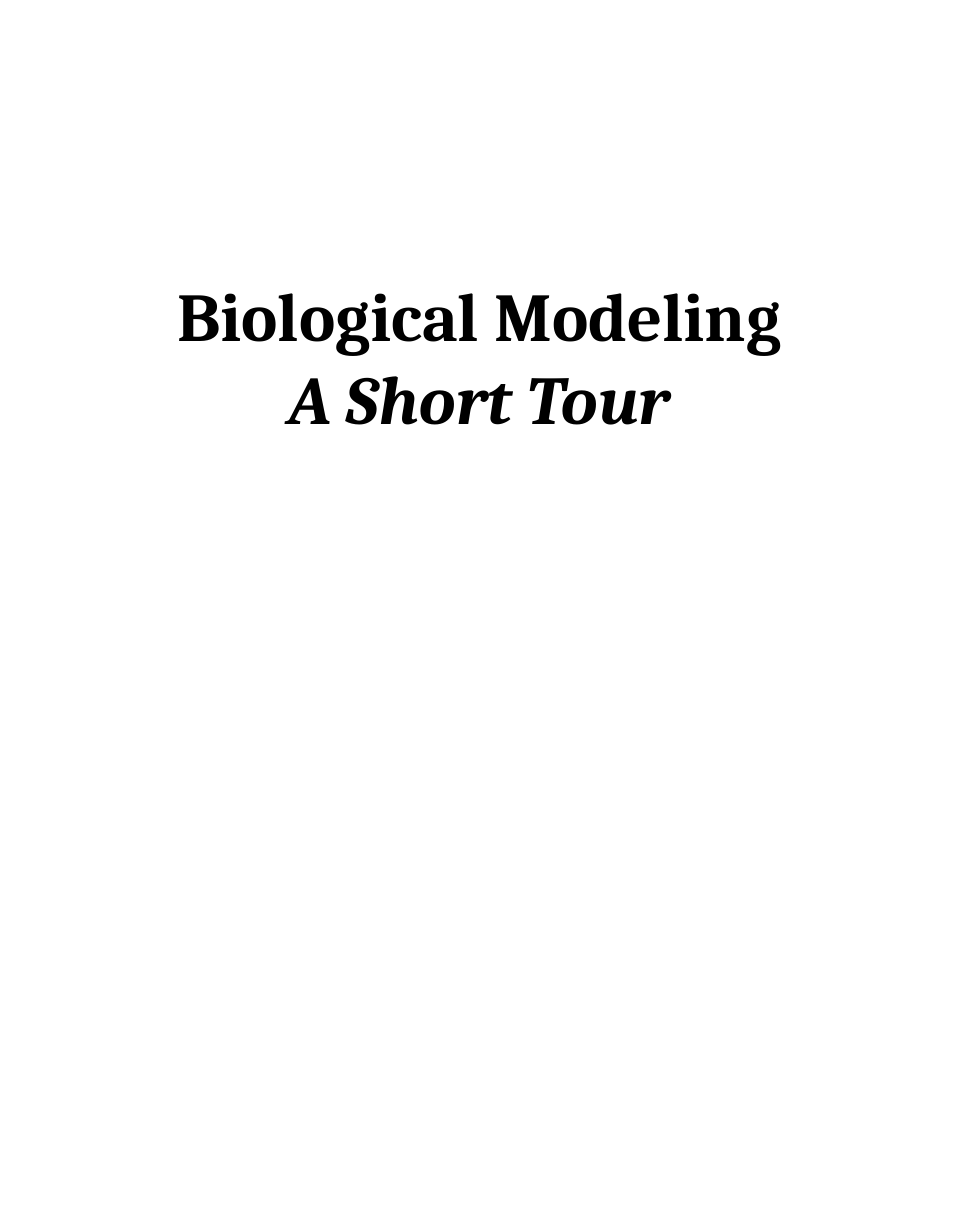
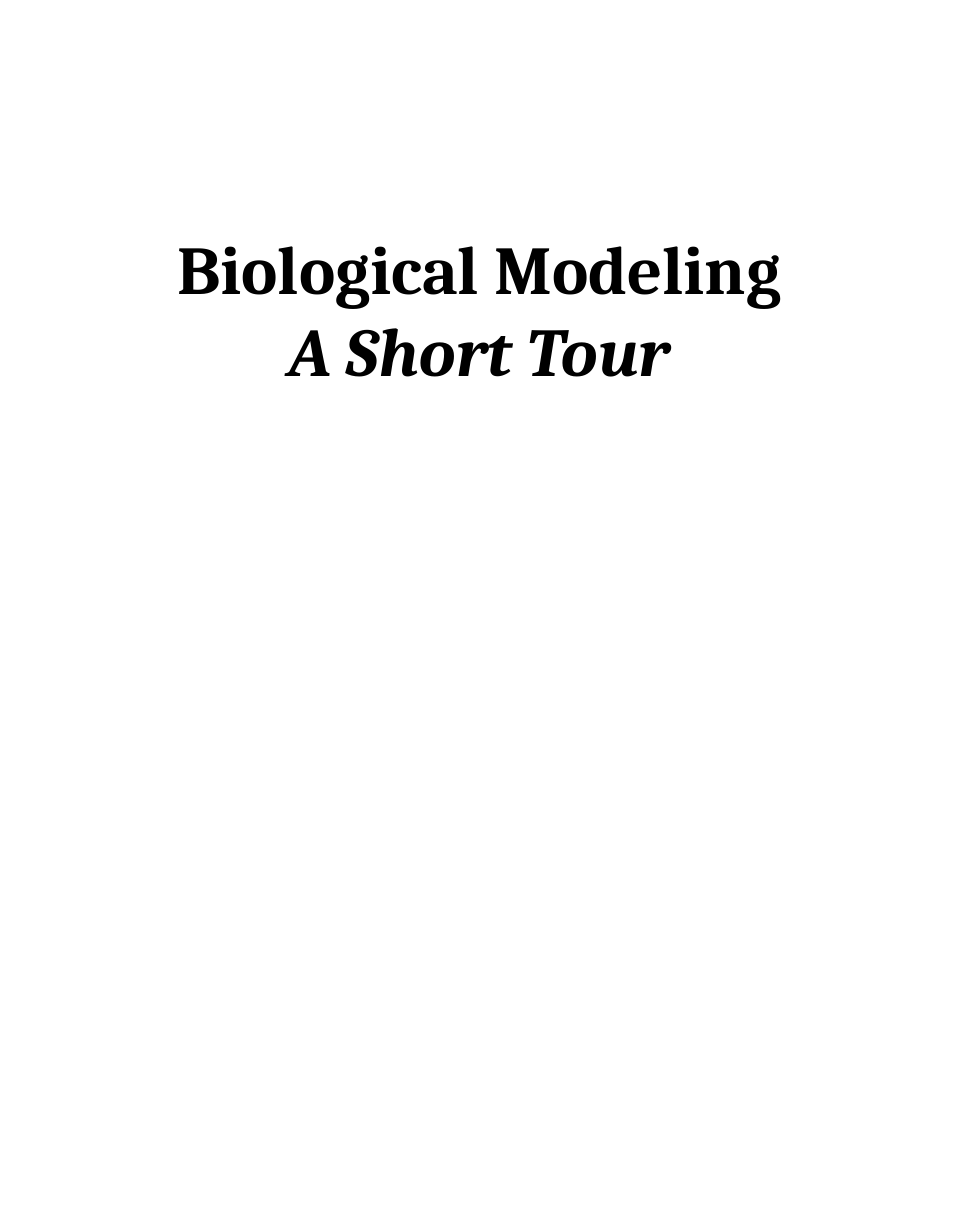
Before and after one commit to Multiscale-Biological-Modeling-Course/Multiscale-Biological-Modeling-Course.github.io, a slide deck: slide 2 of figures/cover_page.pptx. Drawn at 958x1232 pixels with LibreOffice and Linux fonts; fonts in the diff are those of the drawing. Boxes give left, top, right and bottom in pixels: in the first picture for what was removed or moved away, otherwise in the second. Text is boxed around its words. In the diff, an @@ line names an element or a change of style, - is before the commit and + after.

```diff
--- a/figures/cover_page.pptx
+++ b/figures/cover_page.pptx
@@ text "Biological Modeling A Short Tour": place and size @@
-text "Biological Modeling A Short Tour" at [177,293,781,425]
+text "Biological Modeling A Short Tour" at [177,246,781,377]
```
Also in this commit, not shown: 1 other slide changed, 7 other files.
